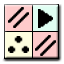
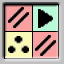
Revision of a layered 64x64 image; what changed, layer by layer:
showed "Layer 9" over left=4, top=4, right=59, bottom=59
hid "Layer 7" over left=4, top=4, right=59, bottom=59
